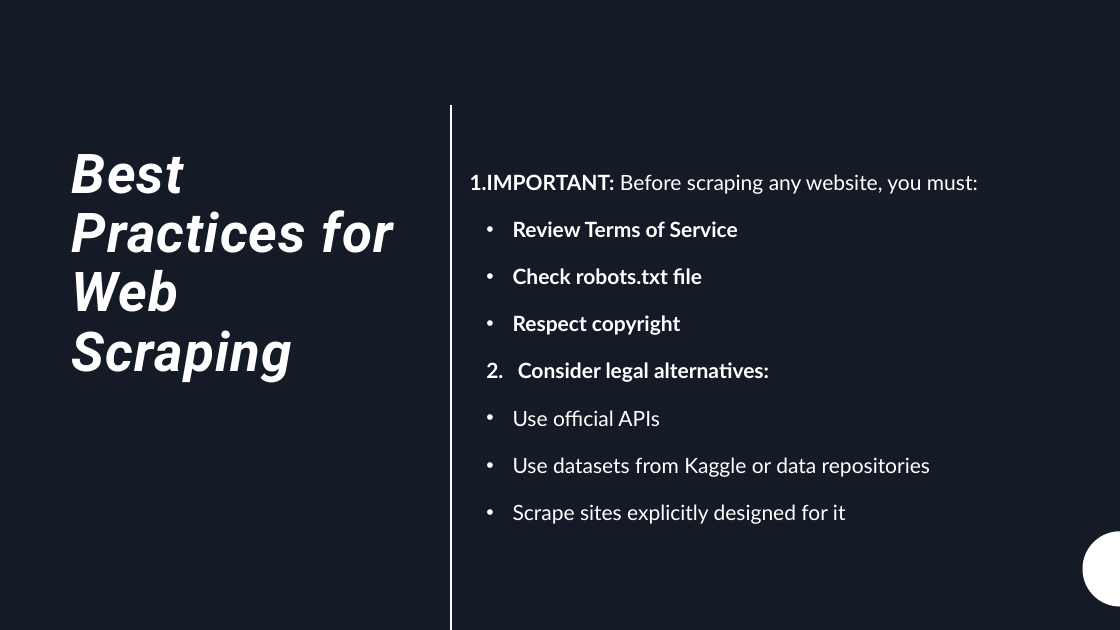
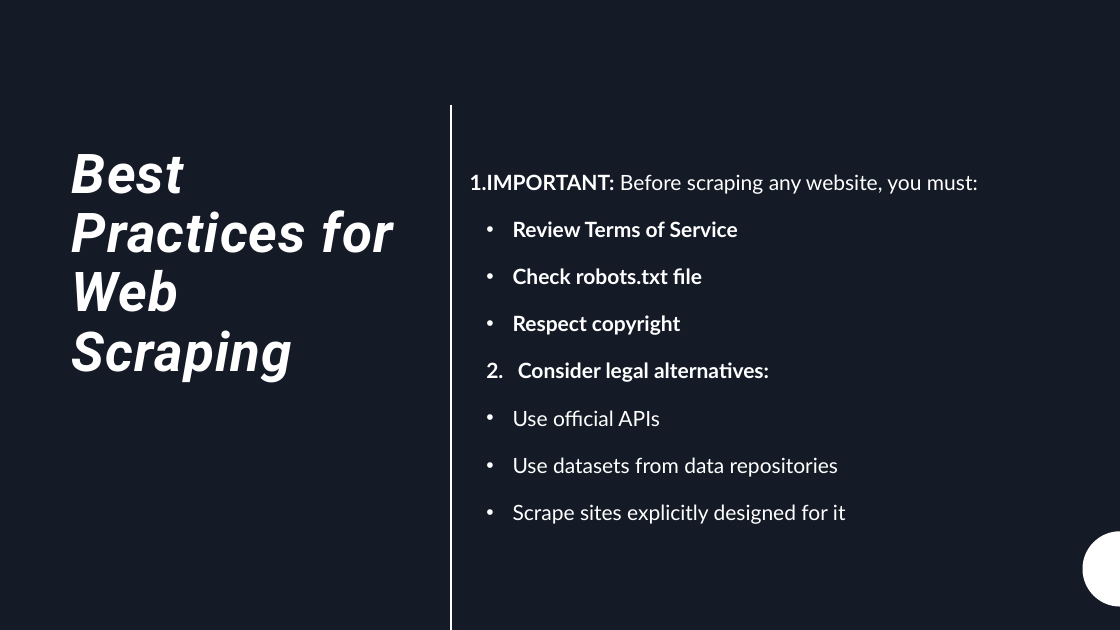
Before and after one commit to MinhPhanBabsonMSBA/OIM7502_MidTerm, a slide deck: slide 6 of OIM 7502 Midterm Deck.pptx. Drawn at 1120x630 pixels with LibreOffice and Linux fonts; fonts in the diff are those of the drawing; background and template pictures are left out. Boxes give left, top, right and bottom in pixels: in the first picture for what was removed or moved away, otherwise in the second. Text is boxed around its words. In the diff, an @@ line names an element or a change of style, - is before the commit and + after.

```diff
--- a/OIM 7502 Midterm Deck.pptx
+++ b/OIM 7502 Midterm Deck.pptx
@@ text at (513, 457, 838, 477): text changed @@
-• Use datasets from Kaggle or data repositories
+• Use datasets from data repositories
```
